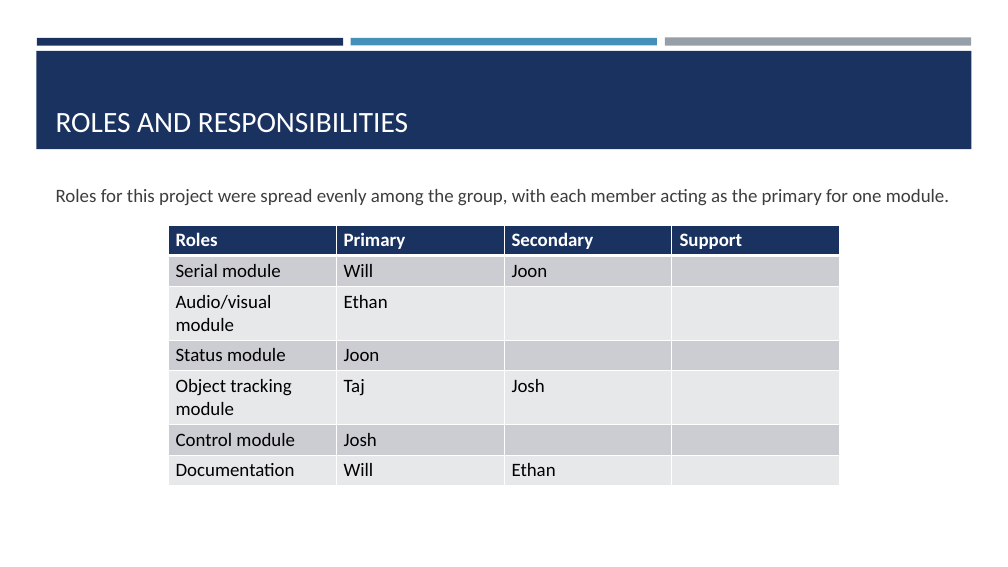
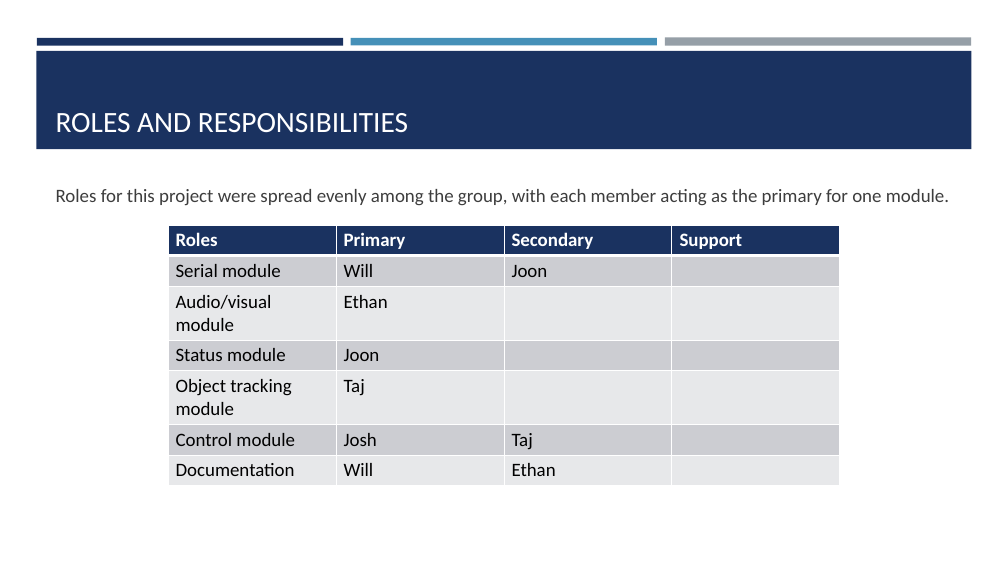
Before and after one commit to WillVallis/MTRX2700-Major-Project-, a slide deck: slide 10 of Design and Pseudocode Materials/Major Project Presentation.pptx. Drawn at 1008x567 pixels with LibreOffice and Linux fonts; fonts in the diff are those of the drawing. Boxes give left, top, right and bottom in pixels: in the first picture for what was removed or moved away, otherwise in the second. Text is boxed around its words. In the diff, an @@ line names an element or a change of style, - is before the commit and + after.

```diff
--- a/Design and Pseudocode Materials/Major Project Presentation.pptx
+++ b/Design and Pseudocode Materials/Major Project Presentation.pptx
@@ table at <box>168,225,839,485</box> @@
-row 5, column 3: Josh
+row 5, column 3: 
-row 6, column 3: 
+row 6, column 3: Taj
```
Also in this commit, not shown: 1 other slide changed, 1 other file.
